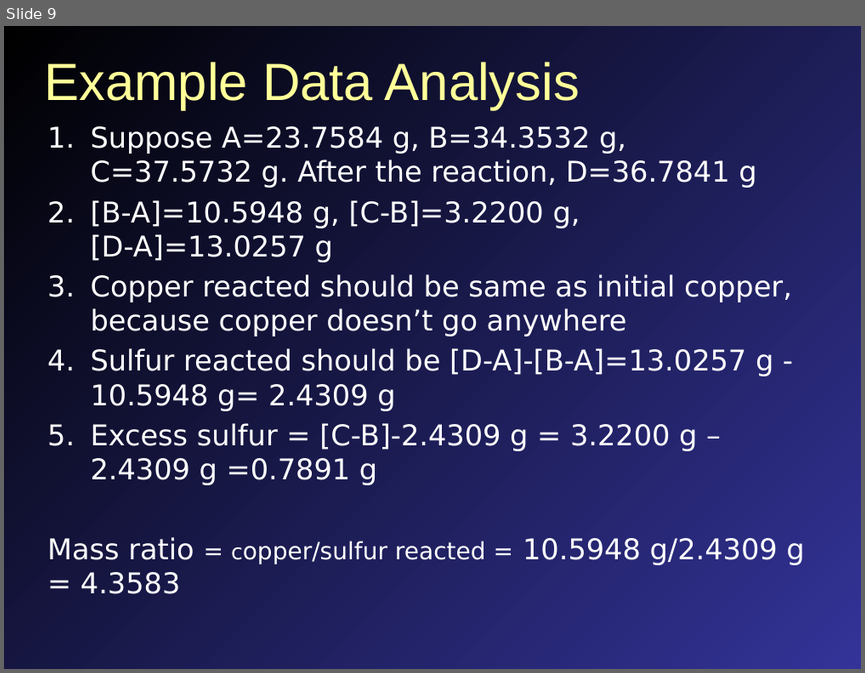
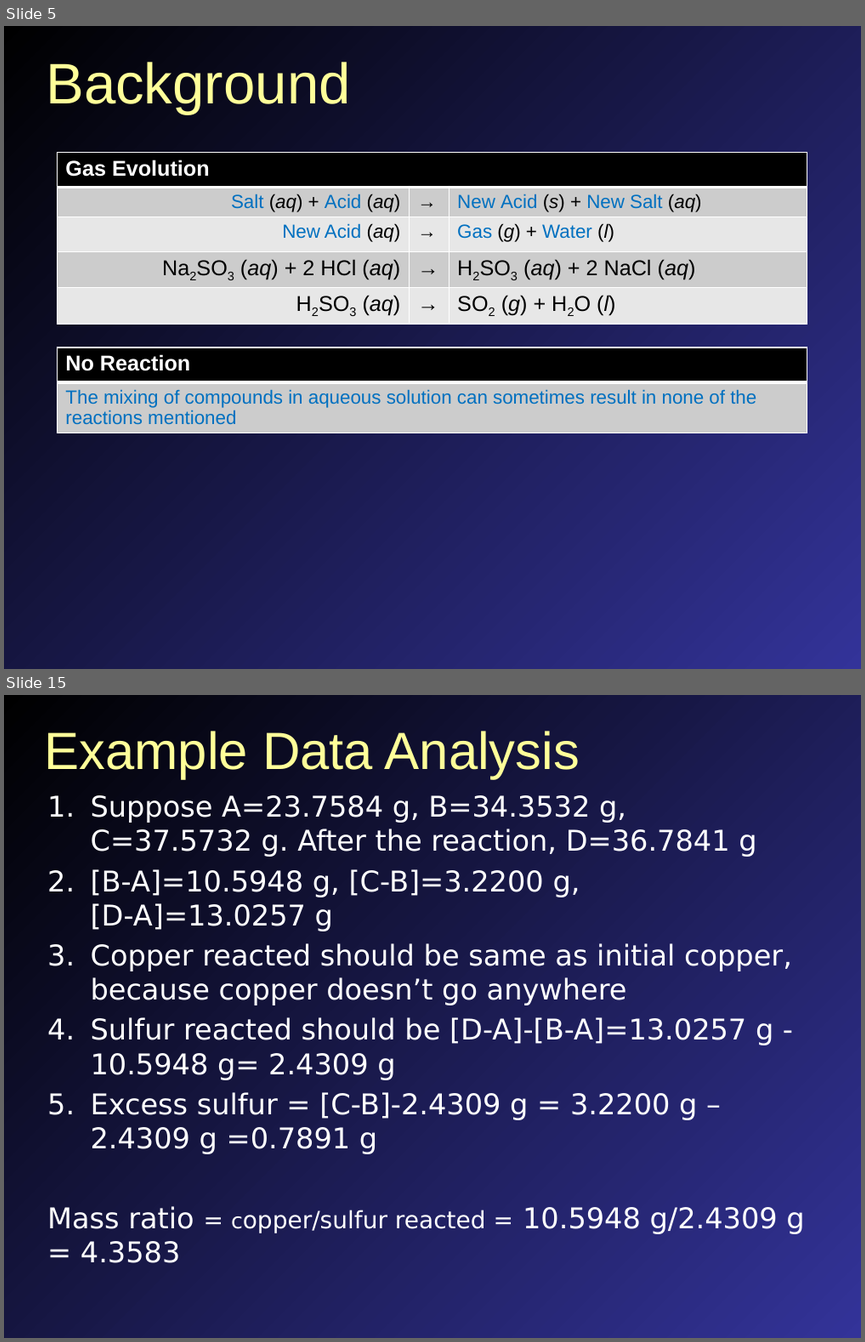
Before and after one commit to mavigozler/mavigozler.github.io, a slide deck: Teaching/Chemistry/Labs/FCC Chem 3A Expt 10a Types of Reactions.pptx. Shown one above the other, each under a label of ours: slide 9 before the commit, slides 5 and 15 after it; the slides between them are not shown. The pictures are 865x673 and 865x1342 pixels, drawn with LibreOffice and Linux fonts; fonts in the diff are those of the drawing. Boxes give left, top, right and bottom in pixels: in the first picture for what was removed or moved away, otherwise in the second. Text is boxed around its words. In the diff, an @@ line names an element or a change of style, - is before the commit and + after.

```diff
--- a/Teaching/Chemistry/Labs/FCC Chem 3A Expt 10a Types of Reactions.pptx
+++ b/Teaching/Chemistry/Labs/FCC Chem 3A Expt 10a Types of Reactions.pptx
@@ slide 5 added at bbox=[4, 26, 861, 669], background gradient #000000 to #333399 @@
@@ title added at bbox=[46, 62, 350, 114], 48 pt, text #FFFF99 @@
+Background
@@ table added at bbox=[57, 152, 806, 323], 5 rows, 3 columns @@
+Gas Evolution |  | 
+Salt (aq) + Acid (aq) | → | New Acid (s) + New Salt (aq)
+New Acid (aq) | → | Gas (g) + Water (l)
+Na2SO3 (aq) + 2 HCl (aq) | → | H2SO3 (aq) + 2 NaCl (aq)
+H2SO3 (aq) | → | SO2 (g) + H2O (l)
@@ table added at bbox=[57, 347, 806, 437], 2 rows, 1 columns @@
+No Reaction
+The mixing of compounds in aqueous solution can sometimes result in none of the reactions mentioned
@@ what was slide 9 is now slide 15 @@
```
Also in this commit, not shown: 4 slides changed, 7 other slides added, 2 slides removed, 42 other files.
